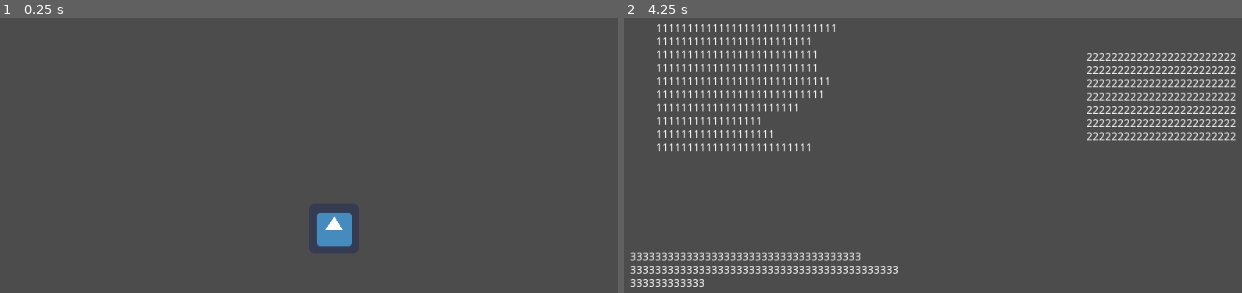
Above: before the commit, frames 1-2 (left to right).
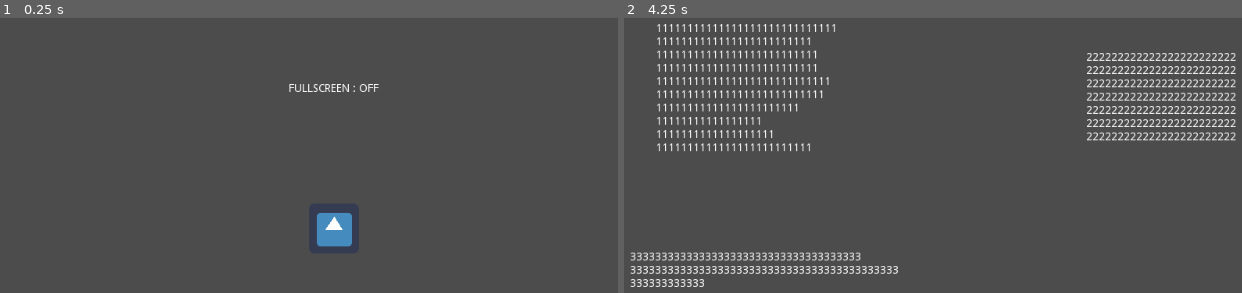
Above: after the commit, the same moments.

Repository: Salipoke/JOC_MLG
Game: Godot game, scene res://Scenes/UI/Control/options.tscn
Same seed, same stepped clock (60 frames per second), same inputs: the game is played once before the commit and once after it. This scene is started directly instead of the project's main scene. The engine's default icon, where the game draws it, is replaced by a stand-in: a white triangle on a blue panel in a dark square.
Inputs (mouse positions are in pixels of both pictures, inside the frame that each line leads up to):
- Up to frame 1 (0.25 s): no input
- Up to frame 2 (4.25 s): tap Enter at 0.5, 2, 3.5 s; move the mouse to (1136, 199) at 0.52 s; click (1136, 199) at 0.67 s; tap Space at 1.25, 2.75 s; move the mouse to (797, 246) at 1.27 s; click (797, 246) at 1.42 s; move the mouse to (1038, 119) at 2.02 s; click (1038, 119) at 2.17 s; move the mouse to (outside the picture) at 2.77 s; click (outside the picture) at 2.92 s; move the mouse to (outside the picture) at 3.52 s; click (outside the picture) at 3.67 s; tap Escape (ui_home) at 4.15 s

The runs differ from the first frame. In frame 1, 0.2% of the frame differs, in the area x 46-62%, y 24-27%; in frame 2, nothing differs.

Commit message:
fullscren implementat (inutil)
He implementat Fullscreen, però no és possible que funcioni correctament.

Diff:
--- a/Scenes/UI/Control/Control_Room.tscn
+++ b/Scenes/UI/Control/Control_Room.tscn
@@ -11,8 +11,8 @@
 [node name="CanvasLayer2" type="CanvasLayer" parent="."]
 
 [node name="Label" type="Label" parent="CanvasLayer2"]
-margin_right = 40.0
-margin_bottom = 14.0
+margin_right = 107.0
+margin_bottom = 91.0
 
 [node name="Icon" type="Sprite" parent="."]
 modulate = Color( 1, 0, 0, 1 )
--- a/Scenes/UI/Control/options.tscn
+++ b/Scenes/UI/Control/options.tscn
@@ -1,7 +1,8 @@
-[gd_scene load_steps=3 format=2]
+[gd_scene load_steps=4 format=2]
 
 [ext_resource path="res://icon.png" type="Texture" id=1]
 [ext_resource path="res://Scripts/UI/Control/options_back.gd" type="Script" id=2]
+[ext_resource path="res://Scripts/UI/label/Resolution.gd" type="Script" id=3]
 
 [node name="Control" type="Control"]
 anchor_right = 1.0
@@ -11,3 +12,11 @@
 [node name="Icon" type="Sprite" parent="."]
 position = Vector2( 512, 307 )
 texture = ExtResource( 1 )
+
+[node name="Label" type="Label" parent="."]
+margin_left = 454.0
+margin_top = 121.0
+margin_right = 578.0
+margin_bottom = 136.0
+text = "FULLSCREEN : OFF"
+script = ExtResource( 3 )
--- /dev/null
+++ b/Scripts/UI/label/Resolution.gd
@@ -0,0 +1,14 @@
+extends Label
+#EL BOTÓ PER TORNAR AL JOC SENSE PREMER ESC
+
+func _input(event:InputEvent):
+	if event is InputEventMouseButton and event.pressed:
+		var bounds = Rect2(rect_position,rect_size)
+		if bounds.has_point(event.position):
+			if OS.window_fullscreen == true:
+				OS.window_fullscreen = false
+				text = 'FULLSCREEN : OFF'
+			else:
+				OS.window_fullscreen = true
+				OS.set_window_size(Vector2(1080,920))
+				text = 'FULLSCREEN : ON'
